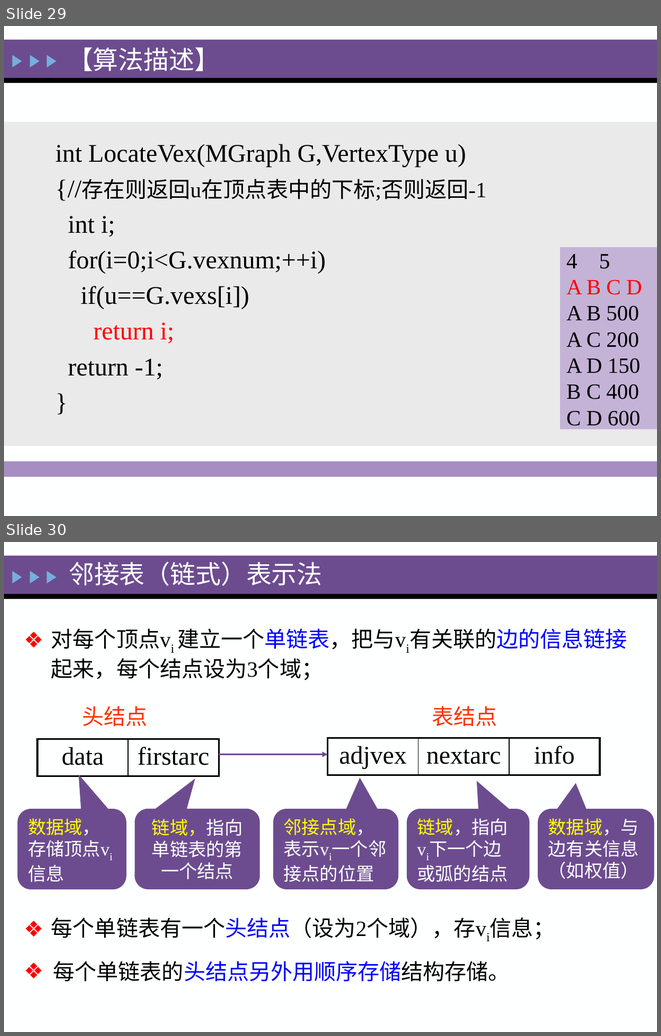
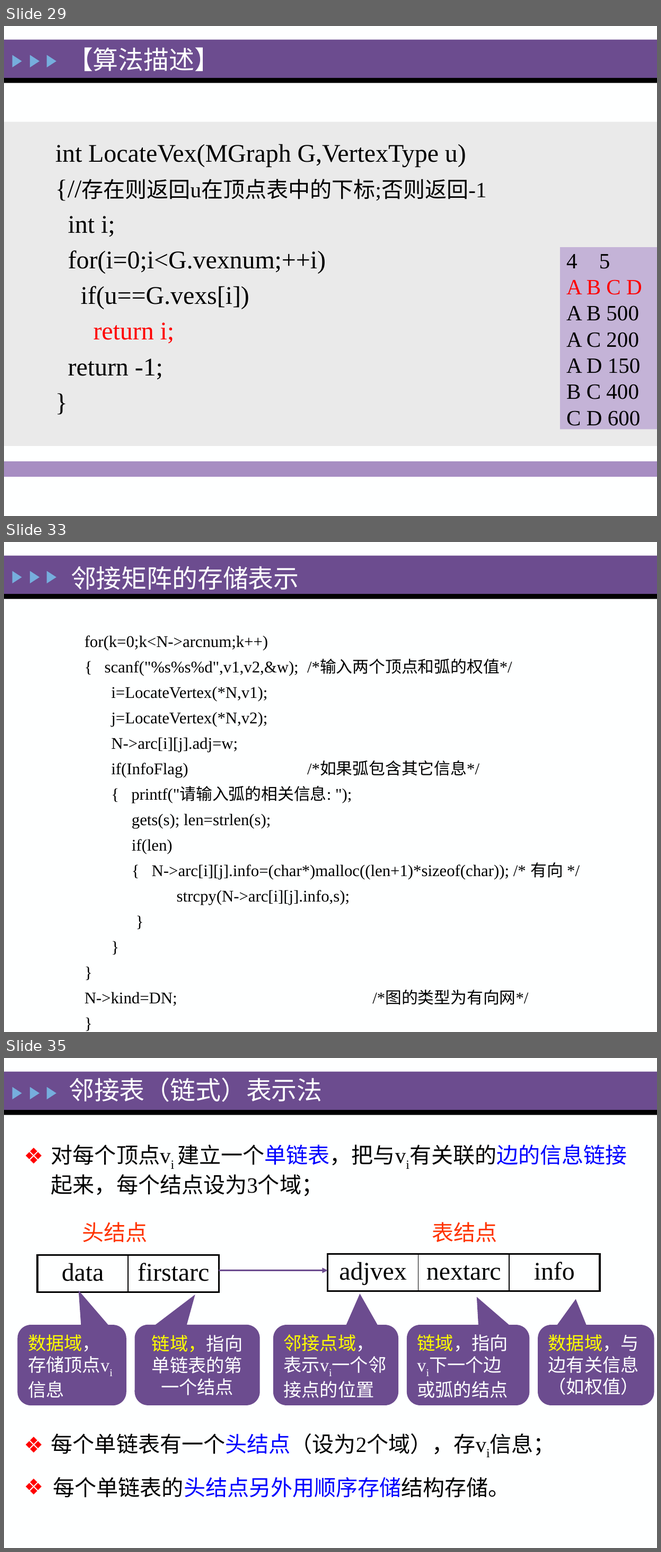
Before and after one commit to zeemeil/zeemeil.github.io, a slide deck: files/2025_1_DS/0416_DS_Diagram.pptx. Shown one above the other, each under a label of ours: slides 29 and 30 before the commit, slides 29, 33 and 35 after it; the slides between them are not shown. The pictures are 661x1036 and 661x1552 pixels, drawn with LibreOffice and Linux fonts; fonts in the diff are those of the drawing. Boxes give left, top, right and bottom in pixels: in the first picture for what was removed or moved away, otherwise in the second. Text is boxed around its words. In the diff, an @@ line names an element or a change of style, - is before the commit and + after.

```diff
--- a/files/2025_1_DS/0416_DS_Diagram.pptx
+++ b/files/2025_1_DS/0416_DS_Diagram.pptx
@@ slide 33 added at [4, 542, 657, 1032], background #FEFFFF; not listed: 5 template elements that a slide beside it also shows @@
@@ text added at [71, 566, 299, 590], 28 pt, text #FEFFFF @@
+邻接矩阵的存储表示
@@ text added at [85, 635, 564, 1006], 18 pt, text #000000 @@
+for(k=0;k<N->arcnum;k++)
+{ scanf("%s%s%d",v1,v2,&w); /*输入两个顶点和弧的权值*/
+i=LocateVertex(*N,v1);
+j=LocateVertex(*N,v2);
+N->arc[i][j].adj=w;
+if(InfoFlag) /*如果弧包含其它信息*/
+{ printf("请输入弧的相关信息: ");
+gets(s); len=strlen(s);
+if(len)
+{ N->arc[i][j].info=(char*)malloc((len+1)*sizeof(char)); /* 有向 */
+strcpy(N->arc[i][j].info,s);
+}
+}
+}
+N->kind=DN; /*图的类型为有向网*/
+}
@@ what was slide 30 is now slide 35 @@
```
Also in this commit, not shown: 4 other slides added, 1 slide removed, 2 other files.
